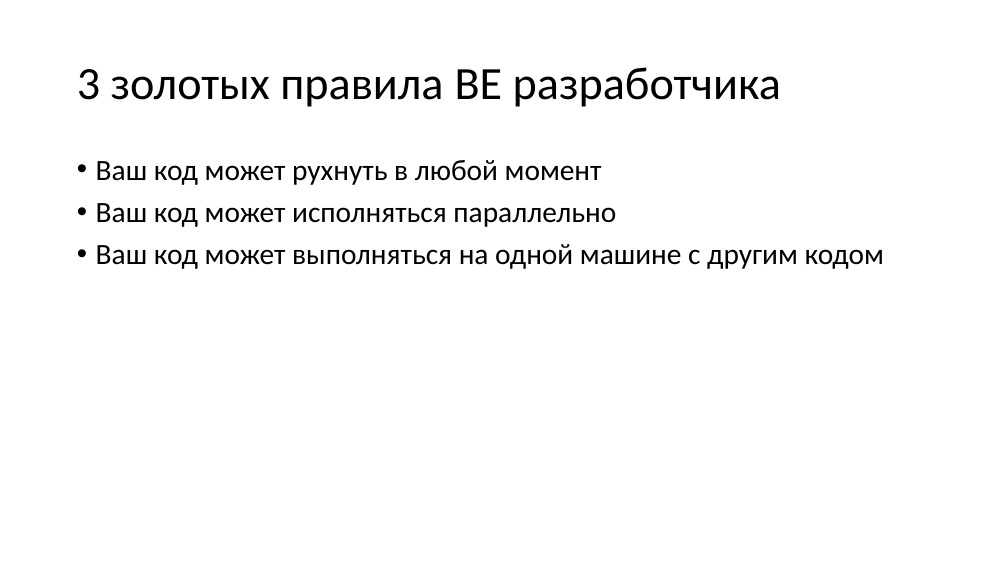
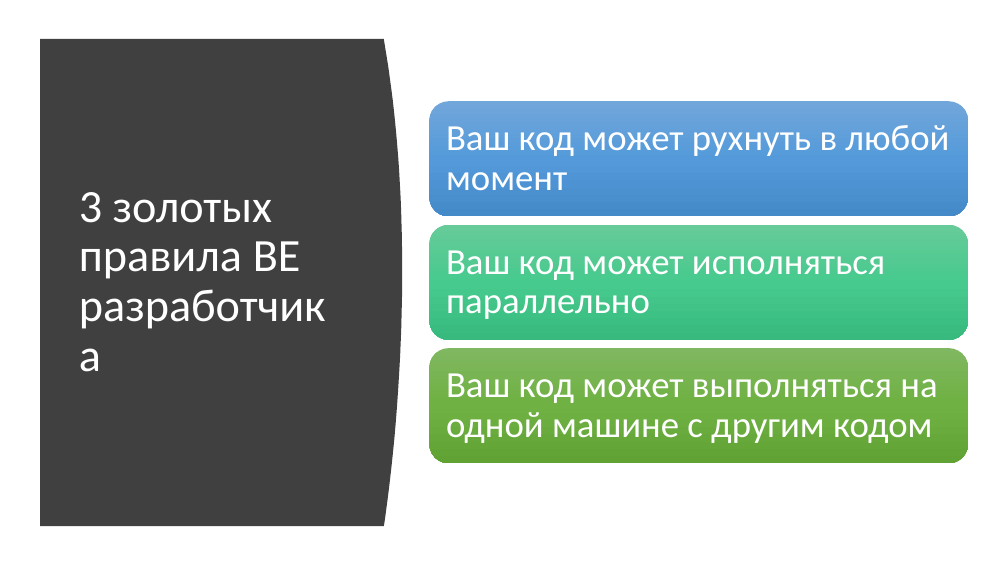
Before and after one commit to kugushev/presentations, a slide deck: slide 19 of Presentation.pptx (slide 18 before the commit). Drawn at 1008x567 pixels with LibreOffice and Linux fonts; fonts in the diff are those of the drawing. Boxes give left, top, right and bottom in pixels: in the first picture for what was removed or moved away, otherwise in the second. Text is boxed around its words. In the diff, an @@ line names an element or a change of style, - is before the commit and + after.

```diff
--- a/Presentation.pptx
+++ b/Presentation.pptx
@@ freeform shape added at [40, 39, 402, 526], fill #404040 @@
@@ title "3 золотых правила BE разработчика": place and size @@
-title "3 золотых правила BE разработчика" at [77, 67, 781, 107]
+title "3 золотых правила BE разработчика" at [79, 192, 301, 279]
@@ title "3 золотых правила BE разработчика" at [79, 192, 301, 279]: text colour #000000 to #FFFFFF @@
@@ text removed at [96, 160, 884, 269] @@
-• Ваш код может рухнуть в любой момент
-• Ваш код может исполняться параллельно
-• Ваш код может выполняться на одной машине с другим кодом
@@ group added at [430, 101, 968, 463]: 3 rounded rectangles, 3 texts @@
+Ваш код может рухнуть в любой момент
+Ваш код может исполняться параллельно
+Ваш код может выполняться на одной машине с другим кодом
```
Also in this commit, not shown: 9 other slides changed, 1 slide added.
